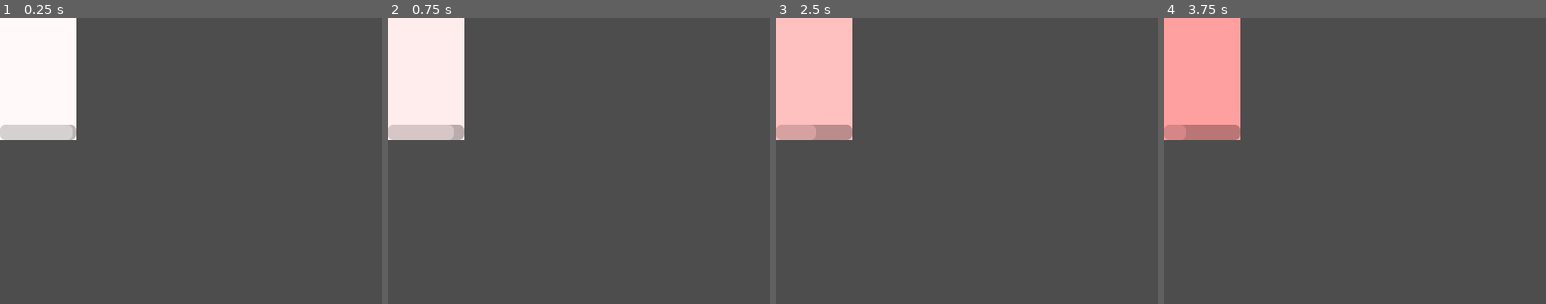
Above: before the commit, frames 1-4 (left to right).
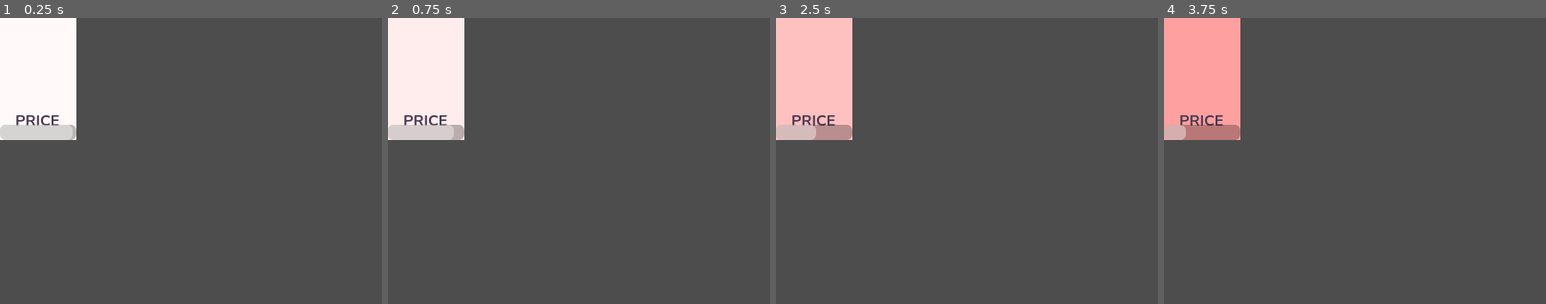
Above: after the commit, the same moments.

Repository: TannerHamilton123/boba-broker
Game: Godot game, scene res://scenes/order_card.tscn
Two runs of this game, one before a commit and one after it. Both use one fixed random seed, a clock stepped at 60 frames per second and the inputs below. This scene is started directly instead of the project's main scene.
Inputs (mouse positions are % of the whole screen's width and height, from its top left):
- Up to frame 1 (0.25 s): no input
- Up to frame 2 (0.75 s): drag from (5, 11) to (60, 28) at 0.52 s
- Up to frame 3 (2.5 s): tap Enter at 1.25 s; drag from (30, 55) to (45, 70) at 1.27 s; tap Space at 2 s; move the mouse to (60, 28) at 2.02 s; click (60, 28) at 2.17 s
- Up to frame 4 (3.75 s): drag from (45, 70) to (20, 35) at 2.77 s; tap Enter at 3.5 s; move the mouse to (80, 65) at 3.52 s; click (80, 65) at 3.67 s
The pictures show only the part of the screen within x 0-50%, y 0-50%; the shares and areas given below are measured in that part.

The runs differ from the first frame. In frame 1, 0.2% of the frame differs, in the area x 4-16%, y 34-38%; in frame 2, 0.2%; in frame 3, 0.7%, in the area x 0-16%, y 34-43%; in frame 4, 0.5%.
Error in both runs: Invalid access to property or key '_on_order_fulfilled' on a base object of type 'null instance'. (res://scripts/order_card.gd:15)

Commit message:
adjusted order cards

Diff:
--- a/scenes/main.tscn
+++ b/scenes/main.tscn
@@ -201,7 +201,7 @@
 
 [node name="OrderContainer" type="ColorRect" parent="OrderList" unique_id=1868295799]
 offset_left = 128.0
-offset_top = 512.0
+offset_top = 479.0
 offset_right = 672.0
 offset_bottom = 600.0
 mouse_filter = 1
--- a/scenes/milk.tscn
+++ b/scenes/milk.tscn
@@ -3,6 +3,6 @@
 [ext_resource type="Texture2D" uid="uid://6ti6wklsprtc" path="res://assets/milk.png" id="1_b1h7t"]
 
 [node name="milk" type="Sprite2D" unique_id=74981698]
-scale = Vector2(0.057917334, 0.057917334)
+scale = Vector2(0.0448377, 0.0448377)
 texture = ExtResource("1_b1h7t")
 offset = Vector2(500, 600)
--- a/scenes/order_card.tscn
+++ b/scenes/order_card.tscn
@@ -8,17 +8,20 @@
 offset_bottom = 128.0
 script = ExtResource("1_5yx2q")
 
+[node name="ColorRect" type="ColorRect" parent="." unique_id=1688724087]
+layout_mode = 0
+offset_right = 80.0
+offset_bottom = 128.0
+
 [node name="Label" type="Label" parent="." unique_id=1878356465]
-visible = false
 layout_mode = 0
-offset_left = 8.0
-offset_top = 8.0
-offset_right = 64.0
-offset_bottom = 112.0
+offset_top = 88.0
+offset_right = 80.0
+offset_bottom = 128.0
 theme = ExtResource("2_jukm1")
-text = "line1
-line2
-line3"
+text = "PRICE"
+horizontal_alignment = 1
+vertical_alignment = 1
 
 [node name="ProgressBar" type="ProgressBar" parent="." unique_id=1553035776]
 layout_mode = 0
@@ -32,9 +35,18 @@
 autostart = true
 
 [node name="GridContainer" type="GridContainer" parent="." unique_id=1762521705]
-layout_mode = 0
-offset_right = 80.0
-offset_bottom = 112.0
+layout_mode = 1
+anchors_preset = 8
+anchor_left = 0.5
+anchor_top = 0.5
+anchor_right = 0.5
+anchor_bottom = 0.5
+offset_left = -40.0
+offset_top = -56.0
+offset_right = 40.0
+offset_bottom = 56.0
+grow_horizontal = 2
+grow_vertical = 2
 columns = 2
 
 [connection signal="timeout" from="Timer" to="." method="_on_timer_timeout"]
--- a/scripts/order_card.gd
+++ b/scripts/order_card.gd
@@ -30,22 +30,27 @@
 	pass
 
 func label_order():
-	var order_text = ""
+	var col_positions = [16, 54]
+	var row_positions = [18, 54]
+	var icon_index = 0
+
 	for ingredient in order.keys():
-		order_text += str(order[ingredient])
-		var ingredient_icon = load("res://scenes/"+ingredient+".tscn").instantiate()
-		$"GridContainer".add_child(ingredient_icon)
-		# self.add_child(ingredient_icon)
-		# ingredient_icon.position = Vector2(64, 8 + (order.keys().find(ingredient)) * 30)
+		var quantity = order[ingredient]
+		for i in range(quantity):
+			var col = icon_index % 2
+			var row: int = int(icon_index / 2.0)
+			var ingredient_icon = load("res://scenes/"+ingredient+".tscn").instantiate()
+			ingredient_icon.position = Vector2(col_positions[col], row_positions[row])
+			self.add_child(ingredient_icon)
+			icon_index += 1
 
-	order_text += "$%.2f" % price
-	$"Label".text = order_text
+	$"Label".text = "$%.2f" % price
 
 func order_timer():
 	$ProgressBar.value = $"Timer".time_left / $"Timer".wait_time * 100
 	var ratio = $"Timer".time_left / $"Timer".wait_time
 	var color_ratio = 0.5 * ratio + 0.5
-	self.modulate = Color(1, color_ratio, color_ratio)
+	$ColorRect.modulate = Color(1, color_ratio, color_ratio)
 
 func _on_timer_timeout() -> void:
 	print("Order ", order_number, " timed out!")
